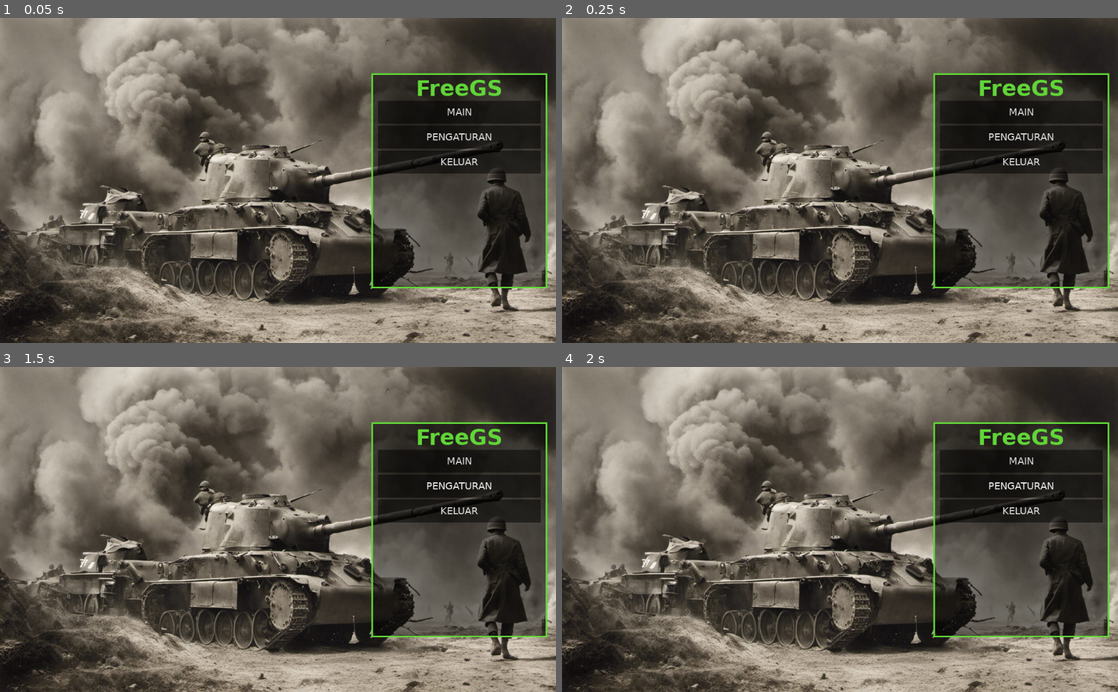
Above: before the commit, frames 1-4 (two rows, left to right).
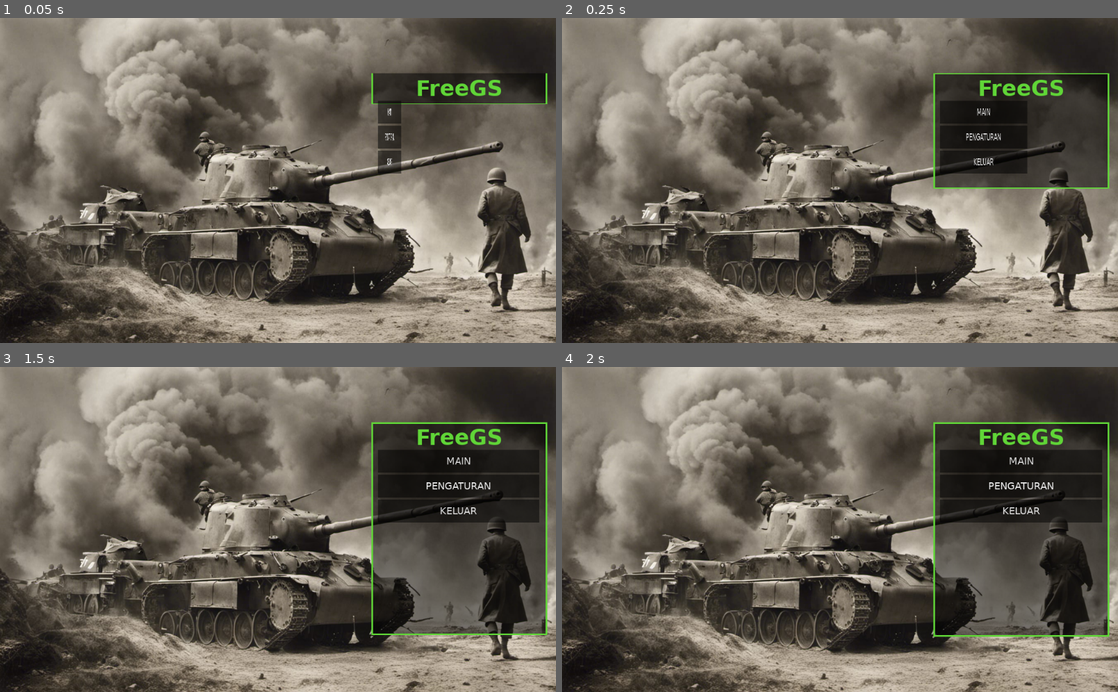
Above: after the commit, the same moments.

Repository: takuniinfinity/FreeGS
Game: Godot game, scene res://scene/menu.tscn
Same seed, same stepped clock (60 frames per second), same inputs: the game is played once before the commit and once after it.
Inputs:
- Up to frame 1 (0.05 s): no input
- Up to frame 2 (0.25 s): no input
- Up to frame 3 (1.5 s): click "MAIN" at 0.5 s; click "PENGATURAN" at 1.25 s
- Up to frame 4 (2 s): no input

The runs differ from the first frame. In frame 1, 16% of the frame differs, in the area x 66-99%, y 16-84%; in frame 2, 11%; in frame 3, 0.7%; in frame 4, 0.1%.

Commit message:
add UI animations

Diff:
--- /dev/null
+++ b/object/button.gd
@@ -0,0 +1,18 @@
+extends Button
+
+var waktu: float = 0.0
+export var speed: = 0.05
+
+func _ready() -> void:
+	pass
+
+func _process(dt) -> void:
+	if waktu < 1.0:
+		waktu = lerp(waktu, 1.0, speed)
+		material.set_shader_param("waktu", waktu)
+	else: set_process(false)
+
+func _on_button_visibility_changed() -> void:
+	if visible:
+		waktu = 0.0
+		set_process(true)
--- /dev/null
+++ b/object/button.tscn
@@ -0,0 +1,14 @@
+[gd_scene load_steps=3 format=2]
+
+[ext_resource path="res://object/button.gd" type="Script" id=1]
+[ext_resource path="res://shader/mat_hor.tres" type="Material" id=2]
+
+[node name="button" type="Button"]
+material = ExtResource( 2 )
+margin_right = 12.0
+margin_bottom = 20.0
+focus_mode = 0
+enabled_focus_mode = 0
+script = ExtResource( 1 )
+
+[connection signal="visibility_changed" from="." to="." method="_on_button_visibility_changed"]
--- a/scene/menu.gd
+++ b/scene/menu.gd
@@ -1,7 +1,18 @@
 extends TextureRect
+
+var waktu: float = 0.0
+const speed = 0.05
 
 func _ready() -> void:
 	TranslationServer.set_locale("id")
 	pass
 
+func _process(dt):
+	if waktu < 1.0:
+		waktu = lerp(waktu, 1.0, speed)
+		$panel.material.set_shader_param("waktu", waktu)
+		for o in $panel/container.get_children():
+			o.material.set_shader_param("waktu", waktu)
+	else: set_process(false)
+
 func _keluar() -> void: get_tree().quit()
--- a/scene/menu.tscn
+++ b/scene/menu.tscn
@@ -1,9 +1,11 @@
-[gd_scene load_steps=5 format=2]
+[gd_scene load_steps=7 format=2]
 
 [ext_resource path="res://scene/menu.gd" type="Script" id=1]
 [ext_resource path="res://theme/default.tres" type="Theme" id=2]
 [ext_resource path="res://asset/image/bg_menu.jpg" type="Texture" id=3]
 [ext_resource path="res://asset/font/ds_title.tres" type="DynamicFont" id=4]
+[ext_resource path="res://shader/mat_hor.tres" type="Material" id=6]
+[ext_resource path="res://shader/mat_ver.tres" type="Material" id=7]
 
 [node name="menu" type="TextureRect"]
 anchor_right = 1.0
@@ -13,6 +15,7 @@
 script = ExtResource( 1 )
 
 [node name="panel" type="Panel" parent="."]
+material = ExtResource( 7 )
 anchor_left = 1.0
 anchor_top = 0.5
 anchor_right = 1.0
@@ -45,6 +48,7 @@
 margin_bottom = -12.0
 
 [node name="btn_play" type="Button" parent="panel/container"]
+material = ExtResource( 6 )
 margin_right = 300.0
 margin_bottom = 42.0
 focus_mode = 0
@@ -52,6 +56,7 @@
 text = "btn_play"
 
 [node name="btn_setting" type="Button" parent="panel/container"]
+material = ExtResource( 6 )
 margin_top = 46.0
 margin_right = 300.0
 margin_bottom = 88.0
@@ -60,6 +65,7 @@
 text = "btn_setting"
 
 [node name="btn_exit" type="Button" parent="panel/container"]
+material = ExtResource( 6 )
 margin_top = 92.0
 margin_right = 300.0
 margin_bottom = 134.0
--- /dev/null
+++ b/shader/anim.tres
@@ -0,0 +1,15 @@
+[gd_resource type="Shader" format=2]
+
+[resource]
+code = "shader_type canvas_item;
+
+uniform float waktu = 1.0;
+uniform bool hor = true;
+
+void vertex() {
+	if (hor) {
+		VERTEX.x = VERTEX.x*waktu;
+	} else {
+		VERTEX.y = VERTEX.y*waktu;
+	}
+}"
--- /dev/null
+++ b/shader/anim_ver.tres
@@ -0,0 +1,10 @@
+[gd_resource type="Shader" format=2]
+
+[resource]
+code = "shader_type canvas_item;
+
+uniform float waktu = 1.0;
+
+void vertex() {
+	VERTEX.y = VERTEX.y*waktu;
+}"
--- /dev/null
+++ b/shader/mat_hor.tres
@@ -0,0 +1,8 @@
+[gd_resource type="ShaderMaterial" load_steps=2 format=2]
+
+[ext_resource path="res://shader/anim.tres" type="Shader" id=1]
+
+[resource]
+shader = ExtResource( 1 )
+shader_param/waktu = 1.0
+shader_param/hor = true
--- /dev/null
+++ b/shader/mat_ver.tres
@@ -0,0 +1,8 @@
+[gd_resource type="ShaderMaterial" load_steps=2 format=2]
+
+[ext_resource path="res://shader/anim.tres" type="Shader" id=1]
+
+[resource]
+shader = ExtResource( 1 )
+shader_param/waktu = 1.0
+shader_param/hor = false
